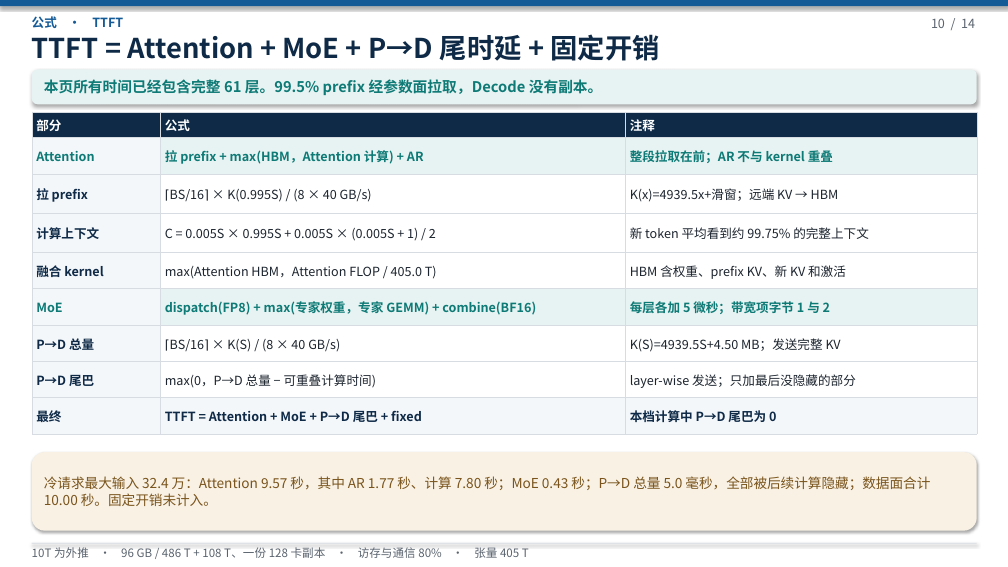
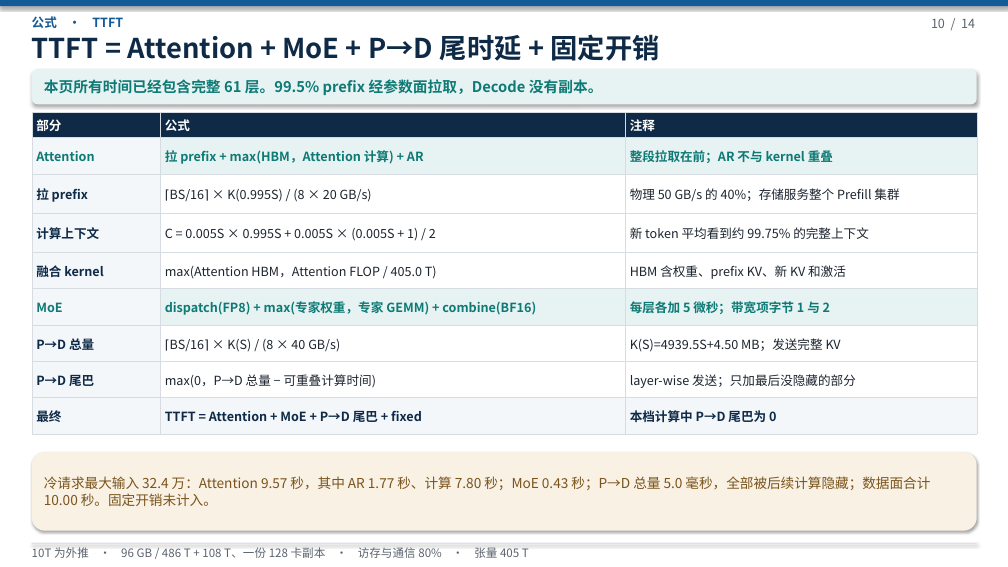
Before and after one commit to 69515164-rgb/UCL-MPComm, a slide deck: slide 10 of docs/deepseek-96g-slo.pptx. Drawn at 1008x567 pixels with LibreOffice and Linux fonts; fonts in the diff are those of the drawing. Boxes give left, top, right and bottom in pixels: in the first picture for what was removed or moved away, otherwise in the second. Text is boxed around its words. In the diff, an @@ line names an element or a change of style, - is before the commit and + after.

```diff
--- a/docs/deepseek-96g-slo.pptx
+++ b/docs/deepseek-96g-slo.pptx
@@ table at (x1=32, y1=112, x2=977, y2=434) @@
-row 3, column 2: ⌈BS/16⌉ × K(0.995S) / (8 × 40 GB/s)
+row 3, column 2: ⌈BS/16⌉ × K(0.995S) / (8 × 20 GB/s)
-row 3, column 3: K(x)=4939.5x+滑窗；远端 KV → HBM
+row 3, column 3: 物理 50 GB/s 的 40%；存储服务整个 Prefill 集群
```
Also in this commit, not shown: 6 other slides changed, 5 other files.
